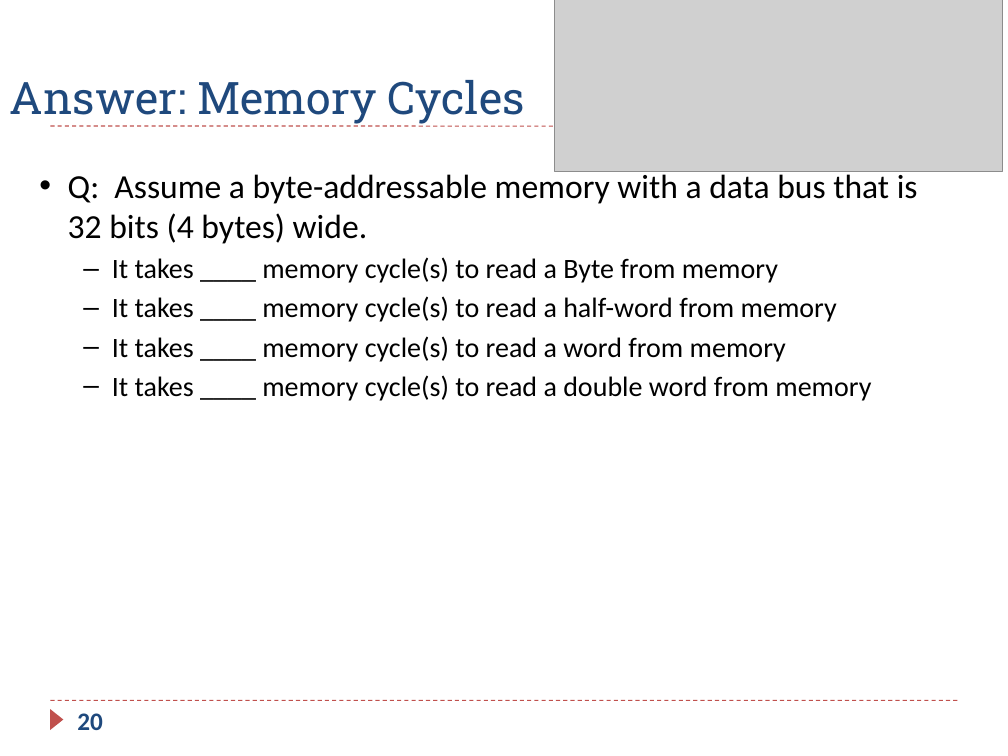
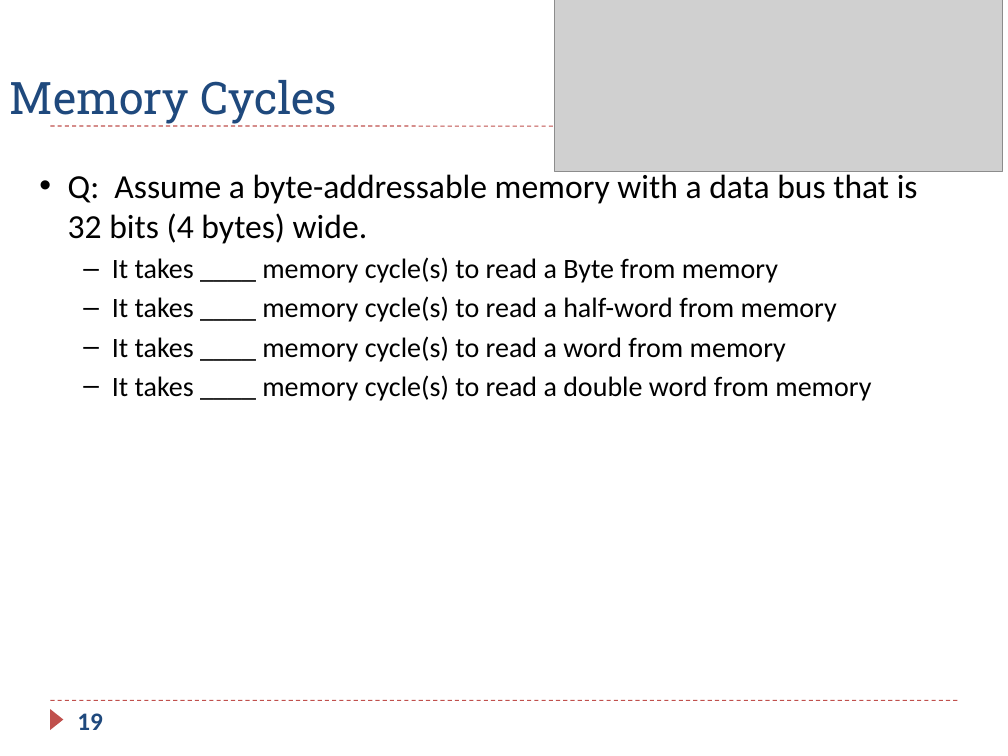
Before and after one commit to guhofstra/CSC111Fa25, a slide deck: slide 19 of PPTs/Ch5_ARM_Load_Store_Exercises_ANS.pptx (slide 20 before the commit). Drawn at 1008x756 pixels with LibreOffice and Linux fonts; fonts in the diff are those of the drawing; grey boxes stand for pictures. Boxes give left, top, right and bottom in pixels: in the first picture for what was removed or moved away, otherwise in the second. Text is boxed around its words. In the diff, an @@ line names an element or a change of style, - is before the commit and + after.

```diff
--- a/PPTs/Ch5_ARM_Load_Store_Exercises_ANS.pptx
+++ b/PPTs/Ch5_ARM_Load_Store_Exercises_ANS.pptx
@@ title at (10,80,337,126): text changed @@
-Answer: Memory Cycles
+Memory Cycles
@@ page number at (77,713,103,730): text changed @@
-20
+19
```
Also in this commit, not shown: 22 other slides changed, 3 slides added, 1 slide removed, 3 other files.
